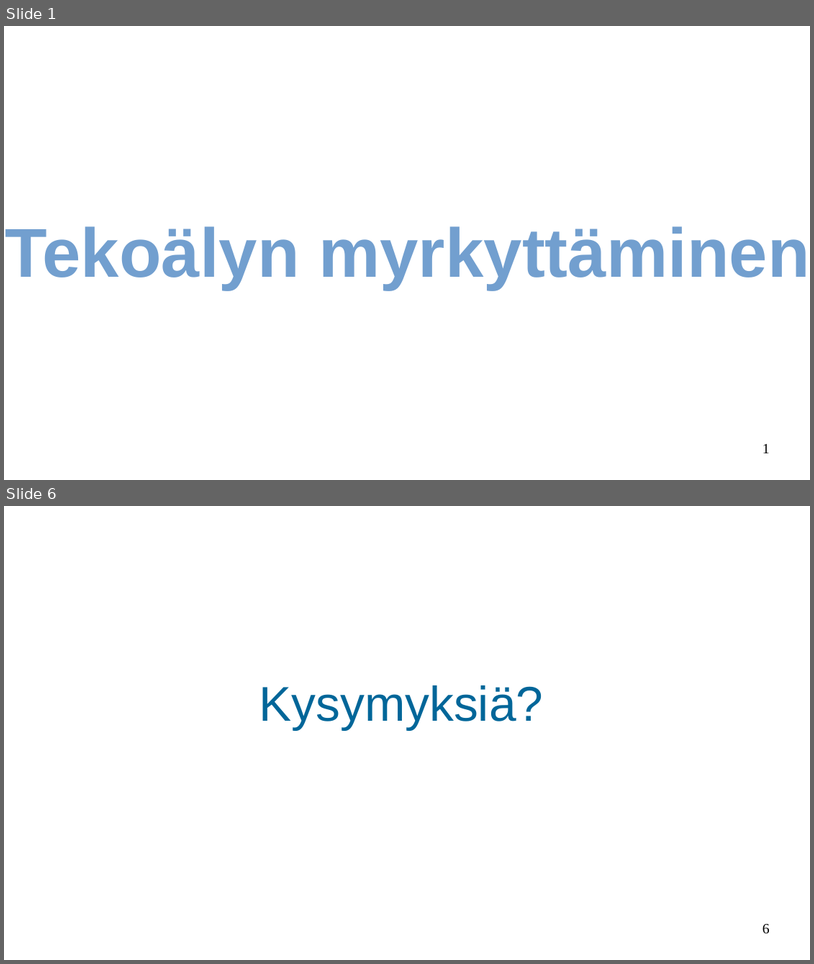
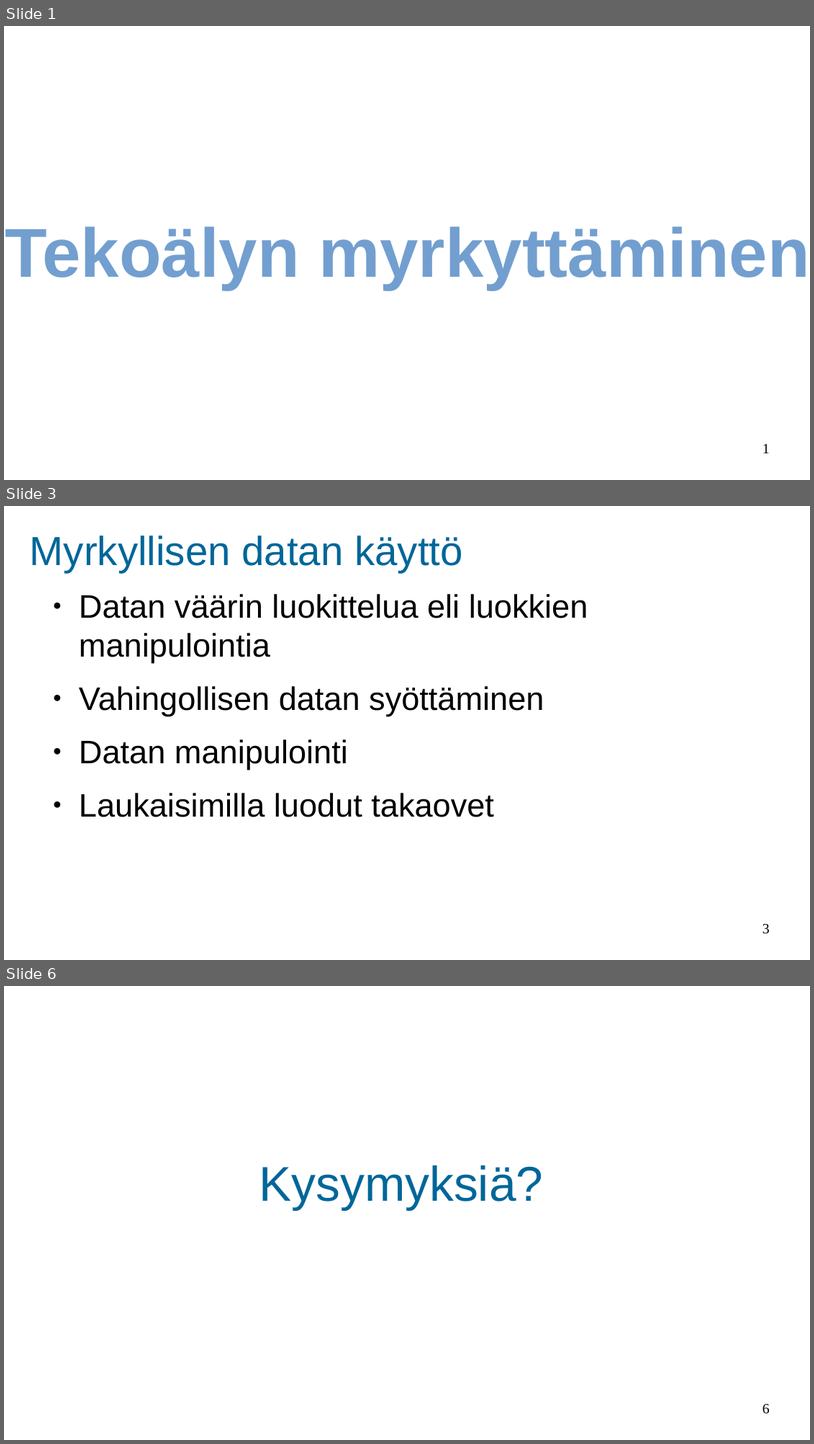
Before and after one commit to Akseli1236/AI-Poisoning, a slide deck: AI poisoning.odp. Shown one above the other, each under a label of ours: slides 1 and 6 before the commit, slides 1, 3 and 6 after it; the slides between them are not shown. The pictures are 814x964 and 814x1444 pixels, drawn with LibreOffice and Linux fonts; fonts in the diff are those of the drawing; background and template pictures are left out. Boxes give left, top, right and bottom in pixels: in the first picture for what was removed or moved away, otherwise in the second. Text is boxed around its words. In the diff, an @@ line names an element or a change of style, - is before the commit and + after.

```diff
--- a/AI poisoning.odp
+++ b/AI poisoning.odp
@@ slide 3 added at box(4, 506, 810, 960), background #FFFFFF @@
@@ title added at box(30, 536, 463, 572), 40 pt, text #006699 @@
+Myrkyllisen datan käyttö
@@ text added at box(79, 594, 589, 817), 32 pt, text #000000 @@
+● Datan väärin luokittelua eli luokkien manipulointia
+● Vahingollisen datan syöttäminen
+● Datan manipulointi
+● Laukaisimilla luodut takaovet
@@ page number added at box(763, 924, 770, 934), 14 pt, text #000000 @@
+3
```
Also in this commit, not shown: 3 slides changed, 1 other slide added, 2 slides removed, 1 other file.
